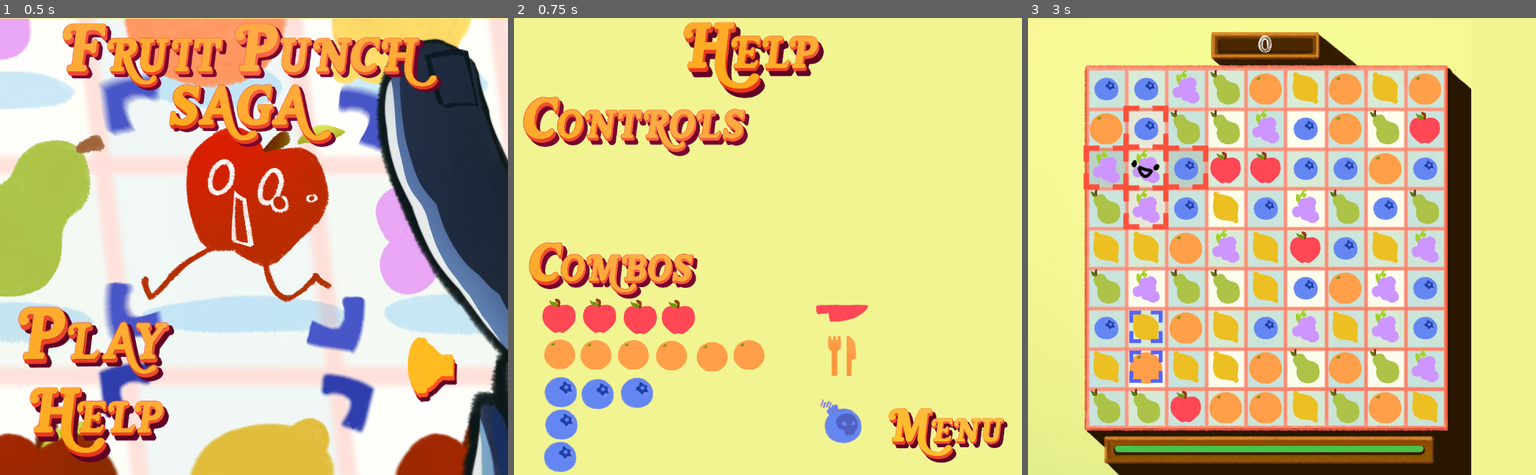
Above: before the commit, frames 1-3 (left to right).
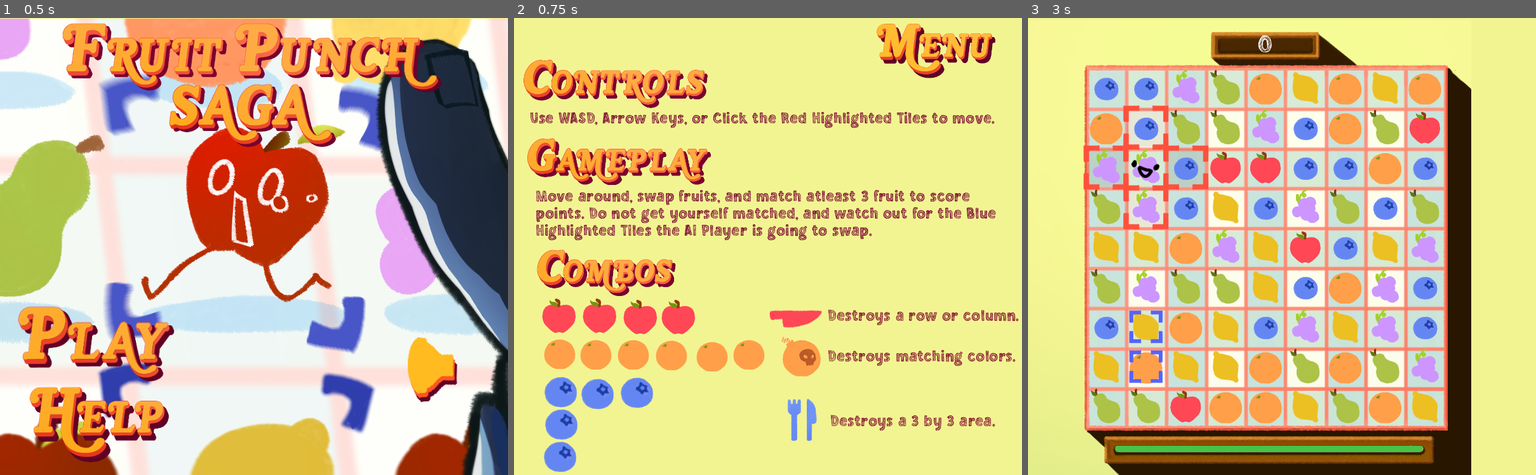
Above: after the commit, the same moments.

Repository: hulien22/gmtk2023
Game: Godot game, scene res://scenes/MainMenu.tscn
Two runs of this game, one before a commit and one after it. Both use one fixed random seed, a clock stepped at 60 frames per second and the inputs below.
Inputs (mouse positions are in pixels of both pictures, inside the frame that each line leads up to; where the layout moved, square brackets give the same spot in the first picture):
- Up to frame 1 (0.5 s): no input
- Up to frame 2 (0.75 s): click (615, 424) at 0.5 s
- Up to frame 3 (3 s): click (1134, 159) at 1.27 s; click (1449, 49) [1459, 433] at 2 s; click (1124, 342) at 2.75 s

Frame 1 is identical in both runs. In frame 2, 22% of the frame differs, in the area x 1-100%, y 0-98%; in frame 3, nothing differs.

Commit message:
help

Diff:
--- a/scenes/HelpMenu.tscn
+++ b/scenes/HelpMenu.tscn
@@ -1,17 +1,18 @@
-[gd_scene load_steps=13 format=3 uid="uid://dsy8ern8j1108"]
+[gd_scene load_steps=14 format=3 uid="uid://dsy8ern8j1108"]
 
 [ext_resource type="Script" path="res://scenes/HelpMenu.gd" id="1_rh2gc"]
 [ext_resource type="Texture2D" uid="uid://cb8rtx75n5ojj" path="res://art/menu and buttons/menu.png" id="2_ad0we"]
 [ext_resource type="Script" path="res://scenes/MenuButton.gd" id="2_h0gfv"]
-[ext_resource type="Texture2D" uid="uid://cdq22lvwteyhd" path="res://art/menu and buttons/help_button.png" id="4_naasj"]
 [ext_resource type="Texture2D" uid="uid://des2t6y35mxvd" path="res://art/menu and buttons/controls.png" id="5_te5sg"]
 [ext_resource type="Texture2D" uid="uid://cgpysm2jm1i4p" path="res://art/menu and buttons/combos.png" id="6_ucmk2"]
 [ext_resource type="Texture2D" uid="uid://cxh5pva6q3vqy" path="res://art/fruits/apple.png" id="7_vsiar"]
 [ext_resource type="Texture2D" uid="uid://cl04rjaed4hnf" path="res://art/fruits/orange.png" id="8_fxtjk"]
 [ext_resource type="Texture2D" uid="uid://dyept55xdae20" path="res://art/fruits/blueberry.png" id="9_ew2c1"]
 [ext_resource type="Texture2D" uid="uid://c1gr86w6jjnpf" path="res://art/fruits/apple_horizontal.png" id="10_qrvfx"]
-[ext_resource type="Texture2D" uid="uid://dv5t37eu8ss2l" path="res://art/fruits/orange__destroyer.png" id="11_8i3qo"]
-[ext_resource type="Texture2D" uid="uid://vaqekofg073i" path="res://art/fruits/blueberry_explode.png" id="12_hc6f2"]
+[ext_resource type="Texture2D" uid="uid://7m7fl7suggxf" path="res://art/fruits/orange_explode.png" id="10_spy4e"]
+[ext_resource type="Texture2D" uid="uid://bx8b1x0ejdfhv" path="res://art/fruits/blueberry_destroyer.png" id="11_b6cux"]
+[ext_resource type="Texture2D" uid="uid://6ajmgiqqq0j0" path="res://art/menu and buttons/gameplay.png" id="12_dgdj1"]
+[ext_resource type="FontFile" uid="uid://dyc2m3qqcij64" path="res://fonts/ChalkboyRegular-vmXe7.otf" id="13_5knpp"]
 
 [node name="HelpMenu" type="Control"]
 layout_mode = 3
@@ -29,39 +30,30 @@
 
 [node name="MenuButton" type="TextureButton" parent="."]
 layout_mode = 0
-offset_left = 590.0
-offset_top = 615.0
-offset_right = 777.0
-offset_bottom = 701.0
+offset_left = 571.0
+offset_top = 9.0
+offset_right = 758.0
+offset_bottom = 95.0
 texture_normal = ExtResource("2_ad0we")
 ignore_texture_size = true
 stretch_mode = 0
 script = ExtResource("2_h0gfv")
 
-[node name="Help" type="TextureRect" parent="."]
-layout_mode = 0
-offset_left = 262.0
-offset_top = 3.0
-offset_right = 494.0
-offset_bottom = 131.0
-texture = ExtResource("4_naasj")
-expand_mode = 1
-
 [node name="Controls" type="TextureRect" parent="."]
 layout_mode = 0
-offset_left = 13.0
-offset_top = 123.0
-offset_right = 372.0
-offset_bottom = 219.0
+offset_left = 14.0
+offset_top = 65.0
+offset_right = 306.0
+offset_bottom = 143.0
 texture = ExtResource("5_te5sg")
 expand_mode = 1
 
 [node name="Combos" type="TextureRect" parent="."]
 layout_mode = 0
-offset_left = 23.0
-offset_top = 353.0
-offset_right = 291.0
-offset_bottom = 442.0
+offset_left = 36.0
+offset_top = 365.0
+offset_right = 256.0
+offset_bottom = 438.0
 texture = ExtResource("6_ucmk2")
 expand_mode = 1
 
@@ -193,30 +185,102 @@
 
 [node name="Knife" type="TextureRect" parent="."]
 layout_mode = 0
-offset_left = 472.0
-offset_top = 421.0
-offset_right = 561.0
-offset_bottom = 510.0
+offset_left = 399.0
+offset_top = 430.0
+offset_right = 488.0
+offset_bottom = 519.0
 texture = ExtResource("10_qrvfx")
 expand_mode = 1
 
 [node name="Fork" type="TextureRect" parent="."]
 layout_mode = 0
-offset_left = 477.0
-offset_top = 493.0
-offset_right = 556.0
-offset_bottom = 572.0
-texture = ExtResource("11_8i3qo")
-expand_mode = 1
-
-[node name="TextureRect2" type="TextureRect" parent="."]
-layout_mode = 0
-offset_left = 474.0
-offset_top = 596.0
-offset_right = 561.0
-offset_bottom = 683.0
-texture = ExtResource("12_hc6f2")
-expand_mode = 1
+offset_left = 420.0
+offset_top = 501.0
+offset_right = 486.0
+offset_bottom = 567.0
+texture = ExtResource("10_spy4e")
+expand_mode = 1
+
+[node name="Bomb" type="TextureRect" parent="."]
+layout_mode = 0
+offset_left = 413.0
+offset_top = 593.0
+offset_right = 494.0
+offset_bottom = 674.0
+texture = ExtResource("11_b6cux")
+expand_mode = 1
+
+[node name="Gameplay" type="TextureButton" parent="."]
+layout_mode = 0
+offset_left = 21.0
+offset_top = 189.0
+offset_right = 310.0
+offset_bottom = 263.0
+texture_normal = ExtResource("12_dgdj1")
+ignore_texture_size = true
+stretch_mode = 0
+
+[node name="GameplayText" type="RichTextLabel" parent="."]
+layout_mode = 0
+offset_left = 34.0
+offset_top = 268.0
+offset_right = 805.0
+offset_bottom = 354.0
+theme_override_colors/default_color = Color(0.46875, 0, 0.179688, 1)
+theme_override_fonts/normal_font = ExtResource("13_5knpp")
+theme_override_font_sizes/normal_font_size = 30
+text = "Move around, swap fruits, and match atleast 3 fruit to score points. Do not get yourself matched, and watch out for the Blue Highlighted TIles the AI Player is going to swap."
+fit_content = true
+scroll_active = false
+
+[node name="ControlsText" type="RichTextLabel" parent="."]
+layout_mode = 0
+offset_left = 25.0
+offset_top = 145.0
+offset_right = 796.0
+offset_bottom = 182.0
+theme_override_colors/default_color = Color(0.46875, 0, 0.179688, 1)
+theme_override_fonts/normal_font = ExtResource("13_5knpp")
+theme_override_font_sizes/normal_font_size = 30
+text = "Use WASD, Arrow Keys, or Click the Red Highlighted Tiles to move."
+fit_content = true
+scroll_active = false
+
+[node name="KnifeText" type="RichTextLabel" parent="."]
+layout_mode = 0
+offset_left = 494.0
+offset_top = 456.0
+offset_right = 795.0
+offset_bottom = 496.0
+theme_override_colors/default_color = Color(0.507813, 0.0429688, 0.171875, 1)
+theme_override_fonts/normal_font = ExtResource("13_5knpp")
+theme_override_font_sizes/normal_font_size = 30
+text = "Destroys a row or column."
+scroll_active = false
+
+[node name="ForkText" type="RichTextLabel" parent="."]
+layout_mode = 0
+offset_left = 494.0
+offset_top = 520.0
+offset_right = 795.0
+offset_bottom = 560.0
+theme_override_colors/default_color = Color(0.507813, 0.0429688, 0.171875, 1)
+theme_override_fonts/normal_font = ExtResource("13_5knpp")
+theme_override_font_sizes/normal_font_size = 30
+text = "Destroys matching colors."
+scroll_active = false
+
+[node name="BombText" type="RichTextLabel" parent="."]
+layout_mode = 0
+offset_left = 498.0
+offset_top = 622.0
+offset_right = 799.0
+offset_bottom = 662.0
+theme_override_colors/default_color = Color(0.507813, 0.0429688, 0.171875, 1)
+theme_override_fonts/normal_font = ExtResource("13_5knpp")
+theme_override_font_sizes/normal_font_size = 30
+text = "Destroys a 3 by 3 area."
+scroll_active = false
 
 [connection signal="mouse_entered" from="MenuButton" to="MenuButton" method="_on_mouse_entered"]
 [connection signal="mouse_exited" from="MenuButton" to="MenuButton" method="_on_mouse_exited"]
